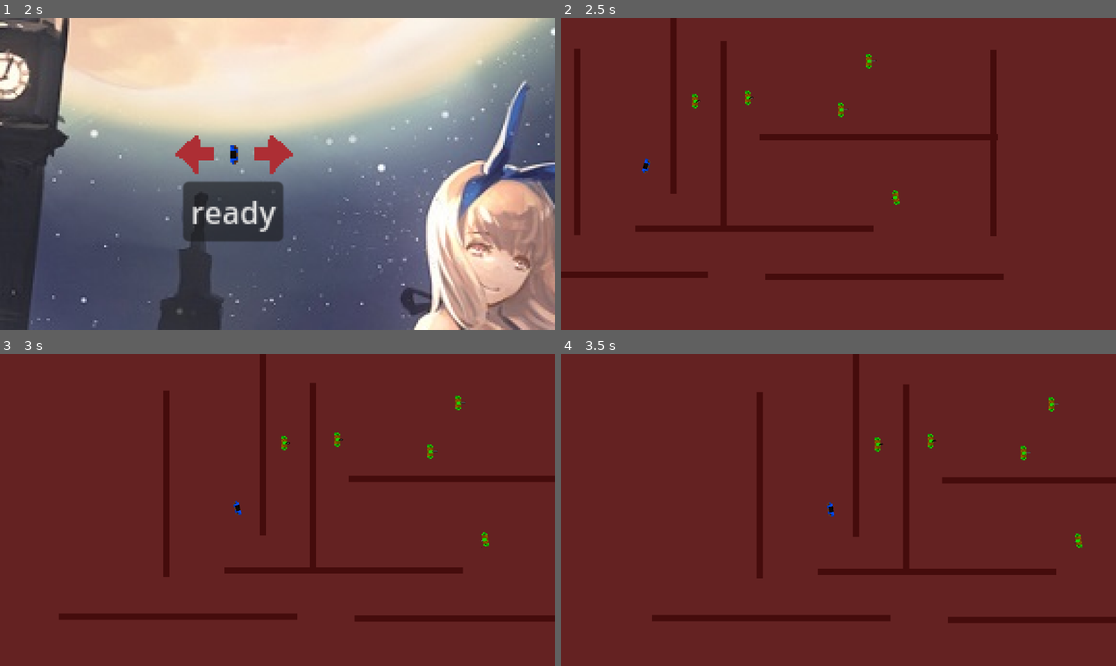
Above: before the commit, frames 1-4 (two rows, left to right).
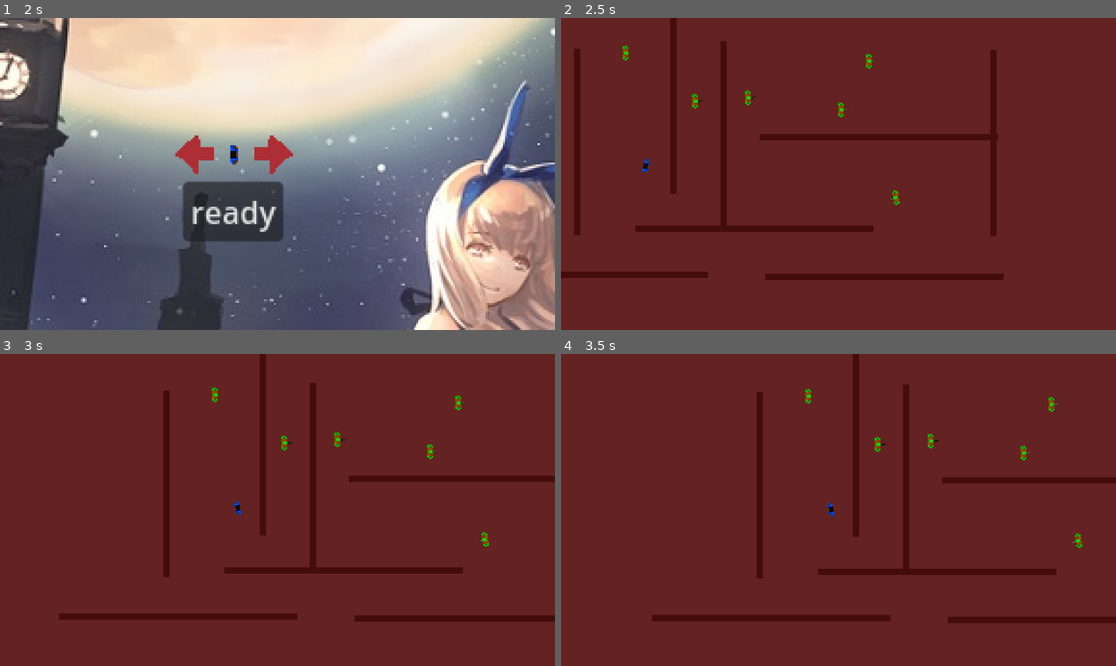
Above: after the commit, the same moments.

Repository: ArthurPesi/fundjogos
Game: Godot game, scene res://control.tscn
Two runs of this game, one before a commit and one after it. Both use one fixed random seed, a clock stepped at 60 frames per second and the inputs below. Sound files missing from this copy of the repository are replaced by a short silence.
Inputs (mouse positions are in pixels of both pictures, inside the frame that each line leads up to):
- Up to frame 1 (2 s): click "Play" at 0.5 s; tap Enter at 1.25 s; move the mouse to (399, 158) at 1.27 s; tap Space (join_keyboard) at 1.35 s
- Up to frame 2 (2.5 s): click "ready" at 2 s
- Up to frame 3 (3 s): move the mouse to (166, 525) at 2.77 s; tap Space (join_keyboard) at 2.85 s
- Up to frame 4 (3.5 s): no input

Frame 1 is identical in both runs. In frame 2, less than 0.1% of the frame differs, in the area x 11-60%, y 8-59%; in frame 3, less than 0.1%, in the area x 38-87%, y 10-61%; in frame 4, less than 0.1%.

Commit message:
added enemy with no gun

Diff:
--- a/enemies/enemy_parent.gd
+++ b/enemies/enemy_parent.gd
@@ -1,6 +1,6 @@
 extends CharacterBody2D
 
-var max_speed = 200
+var max_speed = 500
 var acceleration = 0.08
 var curr_movement = Vector2(0,0)
 var aggro_distance_squared_los = 120000
@@ -20,15 +20,17 @@
 
 @onready var ray_cast: RayCast2D = $RayCast2D
 @export var weapon: Node2D
-@onready var drop = load("res://weapons/" + weapon.name + "_dropped.tscn")
 @onready var bullet = preload("res://enemies/bullet_evil.tscn")
 @onready var nav: NavigationAgent2D = $NavigationAgent2D
 @onready var vision_area: Area2D = $VisionArea
 
 func _ready() -> void:
-	weapon.timeout_fire = randf_range(weapon.MIN_FIRE_INITIAL_TIMEOUT, weapon.MAX_FIRE_INITIAL_TIMEOUT)
+	if weapon:
+		weapon.timeout_fire = randf_range(weapon.MIN_FIRE_INITIAL_TIMEOUT, weapon.MAX_FIRE_INITIAL_TIMEOUT)
 
 func shoot(dir):
+	if !weapon:
+		return
 	if weapon.timeout_fire <= 0 and check_for_los(player) and weapon.ammo > 0:
 
 		var sound_player = AUDIO_PLAYER.instantiate()
@@ -92,13 +94,13 @@
 	if curr_state == constants.enemy_states.REGULAR:
 		check_aggro()
 	elif curr_state == constants.enemy_states.AGGRO:
-		weapon.timeout_fire -= delta
 		nav.target_position = target.global_position
 		var direction = global_position.direction_to(nav.get_next_path_position())
 		look_at(nav.get_next_path_position())
-		if weapon.timeout_fire <= 0 and check_for_los(target) and weapon.ammo > 0:
-			shoot(direction)
-		#weapon.fireManager(direction, delta)
+		if weapon:
+			weapon.timeout_fire -= delta
+			if weapon.timeout_fire <= 0 and check_for_los(target) and weapon.ammo > 0:
+				shoot(direction)
 
 		ray_cast.global_rotation_degrees = 0
 
@@ -111,17 +113,20 @@
 		curr_state = constants.enemy_states.DEAD
 		world.check_enemy_amount()
 		$CollisionShape2D.queue_free()
-		$WeaponSprite.queue_free()
-		var temp_drop = drop.instantiate()
-		temp_drop.position = position
-		temp_drop.rotation = randf() * PI * 2
-		temp_drop.z_index = 0
-		temp_drop.ammo = weapon.ammo
+
 		var tween = get_tree().create_tween()
 		tween.tween_property($Sprite, "scale", Vector2(0,0),0.8)
 		tween.tween_callback(queue_free)
 		world.freeze(0.5)
-		call_deferred("add_sibling", temp_drop)
+		if weapon:
+			$WeaponSprite.queue_free()
+			var drop = load("res://weapons/" + weapon.name + "_dropped.tscn")
+			var temp_drop = drop.instantiate()
+			temp_drop.position = position
+			temp_drop.rotation = randf() * PI * 2
+			temp_drop.z_index = 0
+			temp_drop.ammo = weapon.ammo
+			call_deferred("add_sibling", temp_drop)
 
 func _on_vision_area_body_entered(body: Node2D) -> void:
 	if body.is_in_group("trigger_aggro"):
--- /dev/null
+++ b/enemies/punch_enemy.tscn
@@ -0,0 +1,5 @@
+[gd_scene load_steps=2 format=3 uid="uid://c2sasfhe70clx"]
+
+[ext_resource type="PackedScene" uid="uid://6h6ilkaxkee4" path="res://enemies/enemy_generic.tscn" id="1_03qct"]
+
+[node name="PunchEnemy" instance=ExtResource("1_03qct")]
--- a/enemies/revolver_enemy.tscn
+++ b/enemies/revolver_enemy.tscn
@@ -11,5 +11,5 @@
 script = ExtResource("2_0r4yr")
 
 [node name="WeaponSprite" parent="." index="7" instance=ExtResource("3_4yxgo")]
-position = Vector2(6, 1)
+position = Vector2(11, 1)
 scale = Vector2(-0.824493, 0.801211)
--- a/enemies/uzi_enemy.tscn
+++ b/enemies/uzi_enemy.tscn
@@ -14,5 +14,5 @@
 script = ExtResource("3_arj7d")
 
 [node name="WeaponSprite" parent="." index="7" instance=ExtResource("3_ss5c5")]
-position = Vector2(5, -1)
+position = Vector2(9, -1)
 scale = Vector2(-0.283371, 0.282025)
--- a/levels/lvl_s_0.tscn
+++ b/levels/lvl_s_0.tscn
@@ -7,6 +7,7 @@
 [ext_resource type="PackedScene" uid="uid://cndqoexpjktaj" path="res://enemies/enemy_holder.tscn" id="6_mnxwr"]
 [ext_resource type="PackedScene" uid="uid://cy8f7mgxlxt4j" path="res://enemies/shotgun_enemy.tscn" id="7_uqhkt"]
 [ext_resource type="PackedScene" uid="uid://b7vrt7ai8o8kh" path="res://enemies/uzi_enemy.tscn" id="8_bu8f7"]
+[ext_resource type="PackedScene" uid="uid://c2sasfhe70clx" path="res://enemies/punch_enemy.tscn" id="9_35j3k"]
 [ext_resource type="PackedScene" uid="uid://c2bytskoefweb" path="res://enemies/revolver_enemy.tscn" id="9_o1ftd"]
 
 [sub_resource type="NavigationPolygon" id="NavigationPolygon_0ha08"]
@@ -94,3 +95,6 @@
 
 [node name="revolver_enemy2" parent="MainViewport/EnemyHolder" instance=ExtResource("9_o1ftd")]
 position = Vector2(300, 316)
+
+[node name="PunchEnemy" parent="MainViewport/EnemyHolder" instance=ExtResource("9_35j3k")]
+position = Vector2(156, 216)
Not shown: 1 places in levels/lvl_s_0.tscn that only renumber resources
